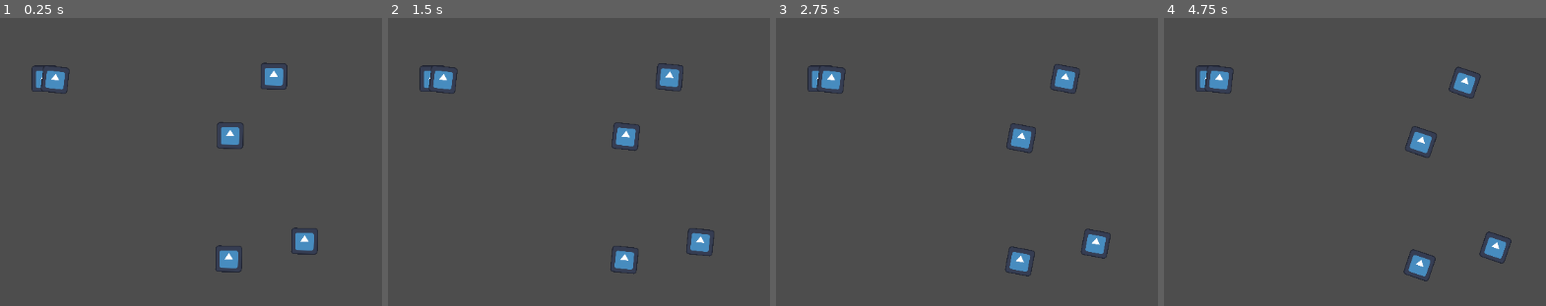
Above: before the commit, frames 1-4 (left to right).
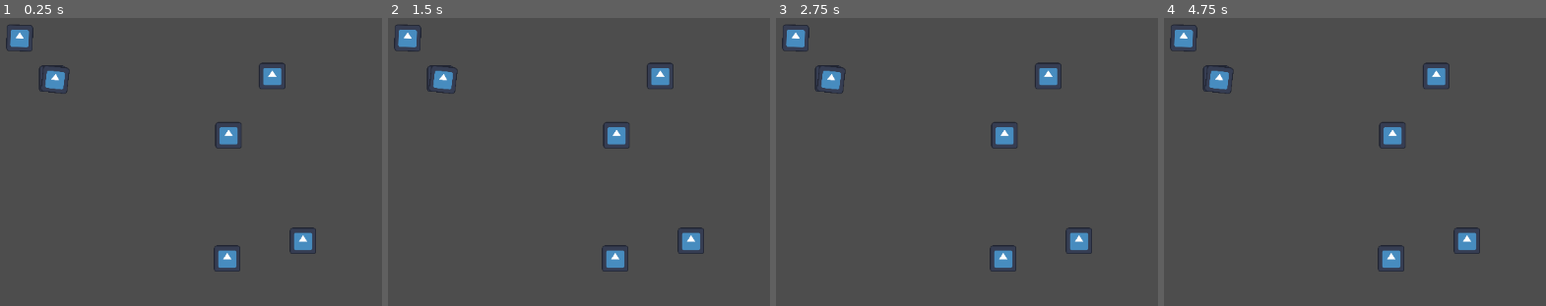
Above: after the commit, the same moments.

Repository: anthonyec/230726_godot_viscuit_like
Game: Godot game, scene res://main.tscn
The game is run twice, just before and just after one commit, with the same random seed, the same clock (stepped at 60 frames per second) and the same inputs. The engine's default icon, where the game draws it, is replaced by a stand-in: a white triangle on a blue panel in a dark square.
Inputs:
- Up to frame 1 (0.25 s): no input
- Up to frame 2 (1.5 s): no input
- Up to frame 3 (2.75 s): no input
- Up to frame 4 (4.75 s): no input

The runs differ from the first frame. In frame 1, 1.4% of the frame differs, in the area x 1-84%, y 2-89%; in frame 2, 2.5%; in frame 3, 3.4%; in frame 4, 3.9%, in the area x 1-91%, y 2-92%.

Commit message:
Add differences

Diff:
--- a/difference.gd
+++ b/difference.gd
@@ -8,10 +8,23 @@
 
 var id: String
 var type: Type = Type.PERSIST
-var movement: Vector2
-var growth: Vector2
+var position: Vector2
+var scale: Vector2
 var rotation: float
-var local: bool
+var local: bool = true
 
 func _init(id: String) -> void:
 	self.id = id
+
+static func print_difference(difference: Difference) -> void:
+	print("Difference " + str(difference) + " {")
+	print("  id: ", difference.id)
+	print("  type: ", Difference.Type.find_key(difference.type))
+	print("  position: ", difference.position)
+	print("  rotation: ", difference.rotation)
+	print("  scale: ", difference.scale)
+	print("}")
+
+static func print_differences(differences: Array[Difference]) -> void:
+	for difference in differences:
+		print_difference(difference)
--- a/drawing.gd
+++ b/drawing.gd
@@ -2,3 +2,23 @@
 extends Node2D
 
 @export var id: String = "Icon"
+
+static func get_drawings(node: Node2D, id: String = "") -> Array[Drawing]:
+	var drawings: Array[Drawing] = []
+
+	for child in node.get_children():
+		if child.is_in_group("drawing"):
+			var drawing = child as Drawing
+
+			if drawing.id == id or id.is_empty():
+				drawings.append(drawing)
+
+	return drawings
+
+static func get_drawing(node: Node2D, id: String) -> Drawing:
+	var drawings: Array[Drawing] = Drawing.get_drawings(node, id)
+
+	if drawings.is_empty():
+		return null
+
+	return drawings[0]
--- a/glasses.gd
+++ b/glasses.gd
@@ -1,57 +1,10 @@
-class_name Glasses
+class_name Rule
 extends Node2D
 
 @export var enabled: bool = true
-@export var local: bool = false
 
-@onready var condition: Lens = $Condition
-@onready var outcome: Lens = $Outcome
+@onready var condition := $Condition as Lens
+@onready var outcome := $Outcome as Lens
 
-var changes: Array[Change] = []
-
-enum Transition {
-	PERSIST,
-	DESTROY,
-	SPAWN
-}
-
-class Change:
-	var drawing_id: String
-	var movement: Vector2
-	var growth: Vector2
-	var rotation: float
-	var transition: Transition
-	var local: bool
-
-	func _init(drawing: Drawing) -> void:
-		drawing_id = drawing.id
-
-func _ready() -> void:
-	if not enabled:
-		return
-
-	for drawing in Simulation.get_drawings(condition):
-		var change = Change.new(drawing)
-		var outcome_drawing = Simulation.get_drawing(outcome, drawing.id)
-
-		if outcome_drawing:
-			change.transition = Transition.PERSIST
-			change.movement = outcome_drawing.position - drawing.position
-			change.growth = outcome_drawing.scale - drawing.scale
-			change.rotation = outcome_drawing.rotation - drawing.rotation
-			change.local = local
-
-		if not outcome_drawing:
-			change.transition = Transition.DESTROY
-
-		changes.append(change)
-
-	for drawing in Simulation.get_drawings(outcome):
-		var condition_drawing = Simulation.get_drawing(condition, drawing.id)
-
-		if not condition_drawing:
-			var change = Change.new(drawing)
-			change.transition = Transition.SPAWN
-			changes.append(change)
-
-	print(changes)
+func get_differences() -> Array[Difference]:
+	return condition.compare(outcome)
--- a/lens.gd
+++ b/lens.gd
@@ -1,8 +1,57 @@
 class_name Lens
 extends Node2D
 
-func compare(lens: Lens) -> Array[Difference]:
-	return [Difference.new("wow")]
+const SIMILAR_ROTATION = deg_to_rad(5)
 
-func get_closest_drawing(lens: Lens, drawing_id: String) -> void:
-	pass
+func compare(other_lens: Lens) -> Array[Difference]:
+	var differences: Array[Difference] = []
+
+	for drawing in Drawing.get_drawings(self):
+		var other_drawing = Drawing.get_drawing(other_lens, drawing.id)
+		var difference = Difference.new(drawing.id)
+
+		if other_drawing:
+			difference.type = Difference.Type.PERSIST
+			difference.position = other_drawing.position - drawing.position
+			difference.scale = other_drawing.scale - drawing.scale
+			difference.rotation = other_drawing.rotation - drawing.rotation
+		else:
+			difference.type = Difference.Type.REMOVE
+
+		differences.append(difference)
+
+	for drawing in Drawing.get_drawings(other_lens):
+		var existing_differences = differences.filter(func(difference):
+			return difference.id == drawing.id
+		)
+
+		if not existing_differences.is_empty():
+			continue
+
+		var difference = Difference.new(drawing.id)
+
+		difference.type = Difference.Type.ADD
+		difference.position = drawing.position
+		difference.rotation = drawing.rotation
+		difference.scale = drawing.scale
+
+		differences.append(difference)
+
+	return differences
+
+func get_closest_drawing(other_drawing: Drawing) -> Drawing:
+	var drawings = Drawing.get_drawings(self, other_drawing.id)
+
+	if drawings.is_empty():
+		return null
+
+	var closest_drawing: Drawing = drawings[0]
+	var smallest_distance: float = INF
+
+	for drawing in drawings:
+		var distance = drawing.position.distance_to(other_drawing.position)
+
+		if distance < smallest_distance:
+			closest_drawing = drawing
+
+	return closest_drawing
--- a/main.tscn
+++ b/main.tscn
@@ -8,30 +8,40 @@
 
 [node name="Main" type="Node2D"]
 
-[node name="Glasses" type="Node2D" parent="." groups=["glasses"]]
+[node name="Rule" type="Node2D" parent="." groups=["rule"]]
 position = Vector2(73, 101)
 script = ExtResource("1_trvar")
-local = true
 
-[node name="Condition" type="Node2D" parent="Glasses"]
+[node name="Condition" type="Node2D" parent="Rule"]
 script = ExtResource("2_x3nvs")
 
-[node name="Drawing" type="Node2D" parent="Glasses/Condition" groups=["drawing"]]
+[node name="Drawing" type="Node2D" parent="Rule/Condition" groups=["drawing"]]
+position = Vector2(11, 0)
 script = ExtResource("5_mj80h")
 
-[node name="Icon" type="Sprite2D" parent="Glasses/Condition/Drawing"]
+[node name="Icon" type="Sprite2D" parent="Rule/Condition/Drawing"]
 scale = Vector2(0.304688, 0.304688)
 texture = ExtResource("3_fofwt")
 
-[node name="Outcome" type="Node2D" parent="Glasses"]
+[node name="Outcome" type="Node2D" parent="Rule"]
 script = ExtResource("2_x3nvs")
 
-[node name="Drawing" type="Node2D" parent="Glasses/Outcome" groups=["drawing"]]
+[node name="Drawing" type="Node2D" parent="Rule/Outcome" groups=["drawing"]]
 position = Vector2(15, 1)
 rotation = 0.113656
 script = ExtResource("5_mj80h")
 
-[node name="Icon" type="Sprite2D" parent="Glasses/Outcome/Drawing"]
+[node name="Icon" type="Sprite2D" parent="Rule/Outcome/Drawing"]
+scale = Vector2(0.304688, 0.304688)
+texture = ExtResource("3_fofwt")
+
+[node name="Drawing2" type="Node2D" parent="Rule/Outcome" groups=["drawing"]]
+position = Vector2(-37, -60)
+rotation = 0.0191332
+script = ExtResource("5_mj80h")
+id = "Icon2"
+
+[node name="Icon" type="Sprite2D" parent="Rule/Outcome/Drawing2"]
 scale = Vector2(0.304688, 0.304688)
 texture = ExtResource("3_fofwt")
 
--- a/simulation.gd
+++ b/simulation.gd
@@ -3,52 +3,36 @@
 
 const CHANGE_RATE = 0.01
 
-var glasses: Array[Glasses] = []
+func _process(_delta: float) -> void:
+	step()
 
-func _ready() -> void:
+func get_rules() -> Array[Rule]:
+	var rules: Array[Rule] = []
 	var children = get_parent().get_children()
 
 	for child in children:
-		if child.is_in_group("glasses") and child.enabled:
-			glasses.append(child)
+		if child.is_in_group("rule"):
+			rules.append(child as Rule)
 
-func _process(_delta: float) -> void:
-	step()
-
-static func get_drawings(parent: Node2D, id: String = "") -> Array[Drawing]:
-	var drawings: Array[Drawing] = []
-
-	for child in parent.get_children():
-		if child.is_in_group("drawing"):
-			var drawing = child as Drawing
-
-			if drawing.id == id or id.is_empty():
-				drawings.append(drawing)
-
-	return drawings
-
-static func get_drawing(parent: Node2D, id: String) -> Drawing:
-	var drawings: Array[Drawing] = Simulation.get_drawings(parent, id)
-
-	if drawings.is_empty():
-		return null
-
-	return drawings[0]
+	return rules
 
 func step() -> void:
-	for pair in glasses:
-		for change in pair.changes:
-			var drawings = Simulation.get_drawings(self, change.drawing_id)
-
-			for drawing in drawings:
-				var movement = change.movement
-
-				if change.local:
-					movement = change.movement.rotated(drawing.rotation)
-
-				drawing.position += movement * CHANGE_RATE
-				drawing.scale += change.growth * CHANGE_RATE
-				drawing.rotation += change.rotation * CHANGE_RATE
-
-				if change.transition == Glasses.Transition.DESTROY:
-					remove_child(drawing)
+	for rule in get_rules():
+		pass
+#		print(rule.condition.g)
+#	for pair in glasses:
+#		for change in pair.changes:
+#			var drawings = Simulation.get_drawings(self, change.drawing_id)
+#
+#			for drawing in drawings:
+#				var movement = change.movement
+#
+#				if change.local:
+#					movement = change.movement.rotated(drawing.rotation)
+#
+#				drawing.position += movement * CHANGE_RATE
+#				drawing.scale += change.growth * CHANGE_RATE
+#				drawing.rotation += change.rotation * CHANGE_RATE
+#
+#				if change.transition == Glasses.Transition.DESTROY:
+#					remove_child(drawing)
